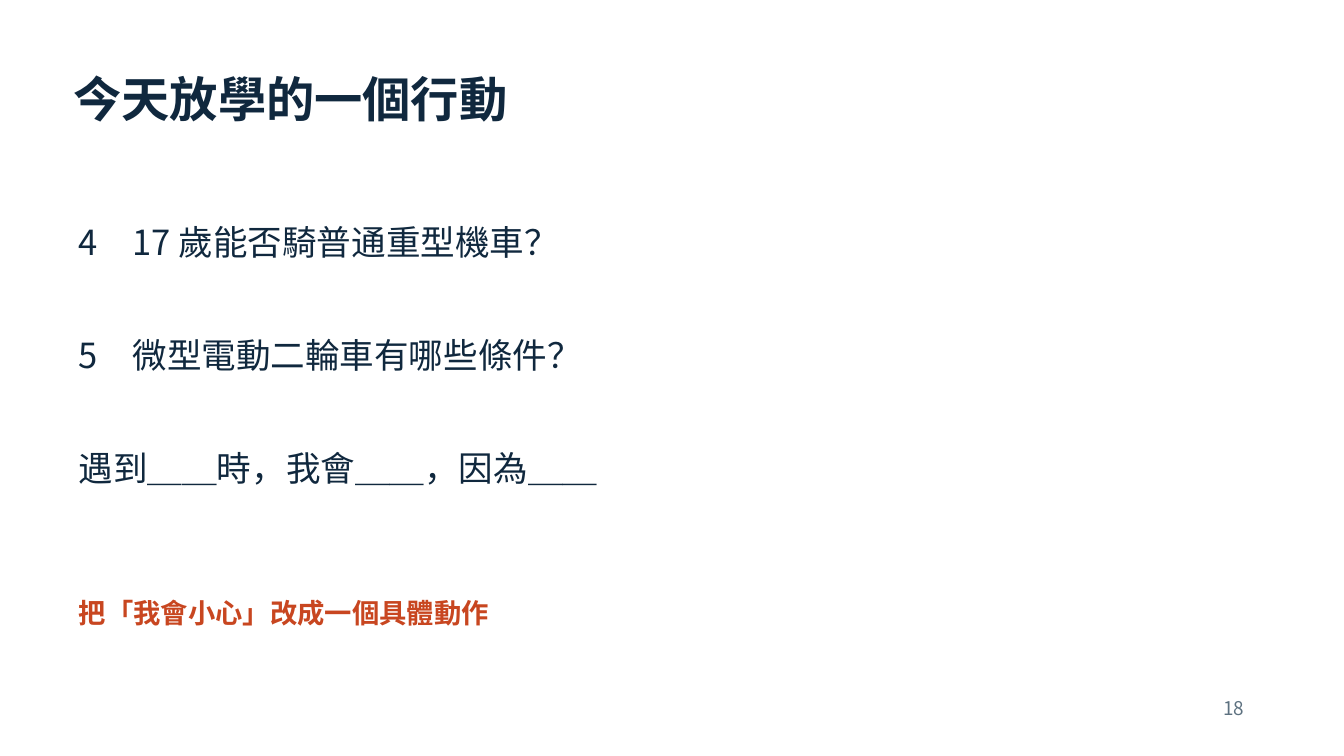
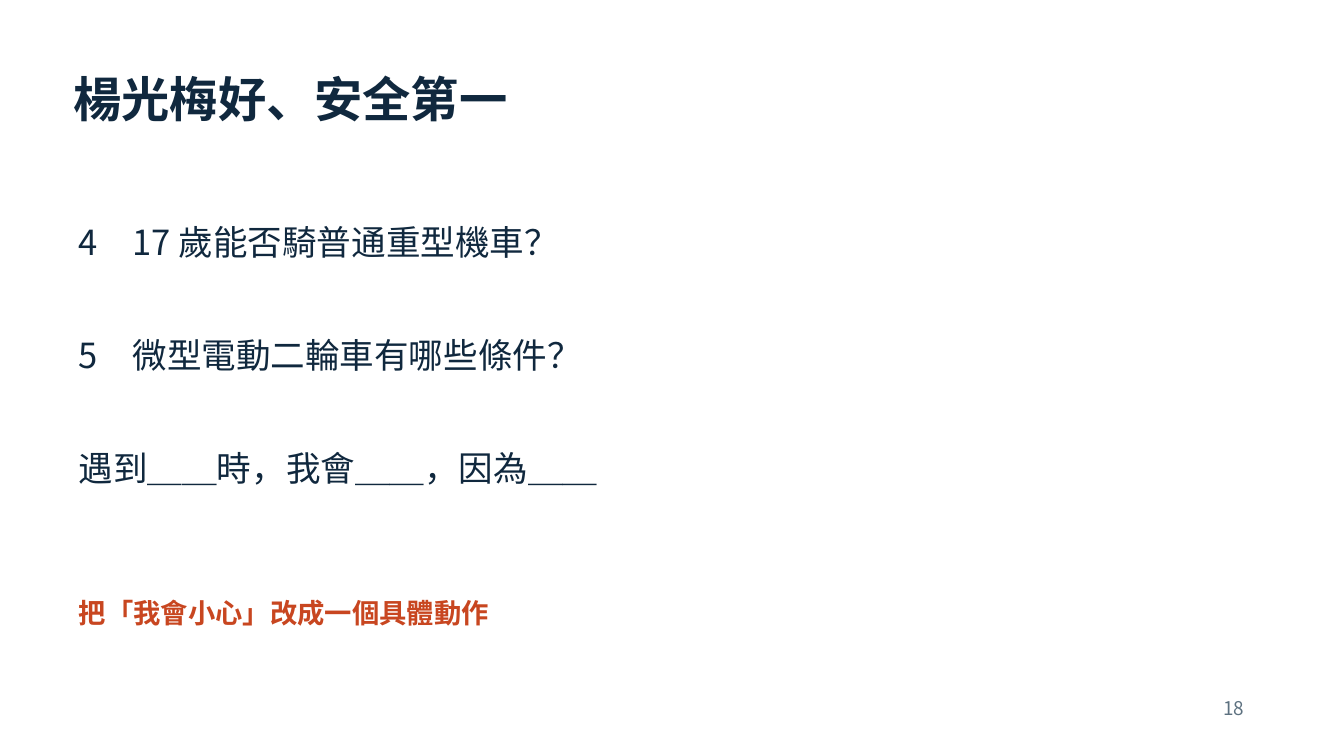
Before and after one commit to YOYO-MAN/yangmei-road-safety, a slide deck: slide 18 of materials/teacher-slides.pptx. Drawn at 1344x756 pixels with LibreOffice and Linux fonts; fonts in the diff are those of the drawing. Boxes give left, top, right and bottom in pixels: in the first picture for what was removed or moved away, otherwise in the second. Text is boxed around its words. In the diff, an @@ line names an element or a change of style, - is before the commit and + after.

```diff
--- a/materials/teacher-slides.pptx
+++ b/materials/teacher-slides.pptx
@@ text at (73, 75, 507, 122): text changed @@
-今天放學的一個行動
+楊光梅好、安全第一
```
Also in this commit, not shown: 4 other slides changed, 29 other files.
